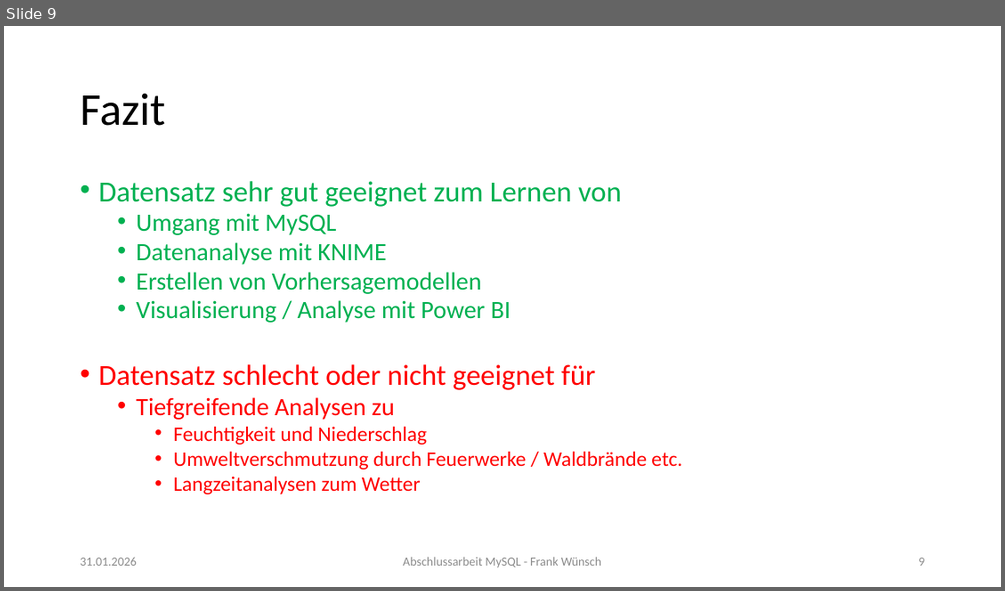
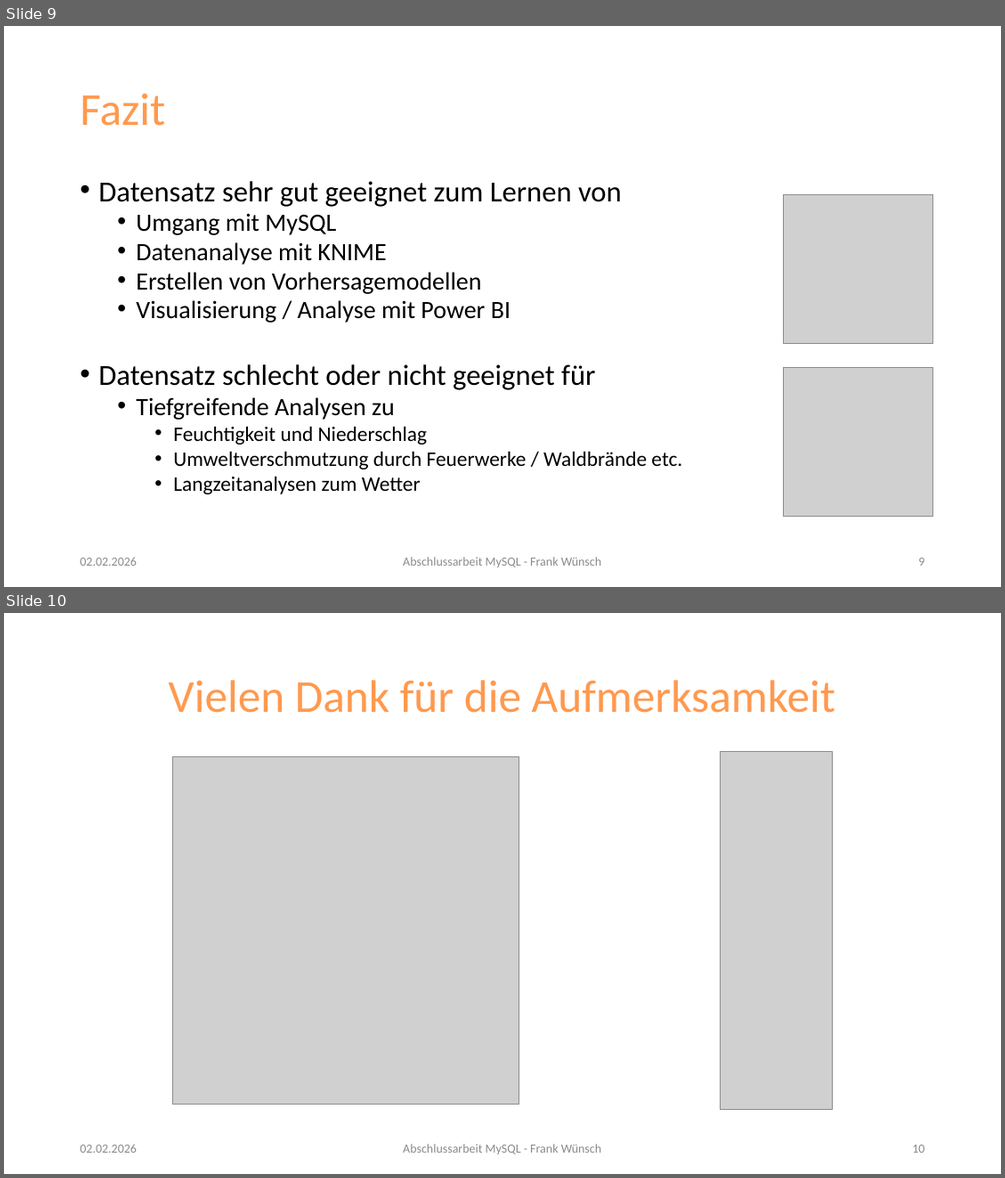
Before and after one commit to FrankWuensch/mysql_excam, a slide deck: Abschlusspräsentation_MySQL_Frank_Wünsch.pptx. Shown one above the other, each under a label of ours: slide 9 before the commit, slides 9 and 10 after it. The pictures are 1005x591 and 1005x1178 pixels, drawn with LibreOffice and Linux fonts; fonts in the diff are those of the drawing; grey boxes stand for pictures. Boxes give left, top, right and bottom in pixels: in the first picture for what was removed or moved away, otherwise in the second. Text is boxed around its words. In the diff, an @@ line names an element or a change of style, - is before the commit and + after.

Commit message:
update: final version of power bi and presentation

```diff
--- a/Abschlusspräsentation_MySQL_Frank_Wünsch.pptx
+++ b/Abschlusspräsentation_MySQL_Frank_Wünsch.pptx
@@ slide 10 added at (4,613,1001,1174), background #FFFFFF @@
@@ title added at (169,680,835,713), 44 pt, text #FF994E @@
+Vielen Dank für die Aufmerksamkeit
@@ picture added at (173,757,520,1104) @@
@@ picture added at (720,751,833,1110) @@
@@ text added at (80,1143,137,1152), 12 pt, text #8C8C8C @@
+02.02.2026
@@ text added at (403,1143,601,1154), 12 pt, text #8C8C8C @@
+Abschlussarbeit MySQL - Frank Wünsch
@@ page number added at (912,1144,924,1152), 12 pt, text #8C8C8C @@
+10
@@ slide 9 changed as well @@
@@ title "Fazit" at (80,94,165,126): text colour #000000 to #FF994E @@
@@ text "Datensatz sehr gut geeignet zum ..." at (98,181,682,494): text colour #00B050 to #000000 in "Datensatz sehr gut geeignet zum Lernen von", "Umgang mit MySQL", "Datenanalyse mit KNIME", "Erstellen von Vorhersagemodellen" and 1 more places; text colour #FF0000 to #000000 in "Datensatz schlecht oder nicht geeignet für", "Tiefgreifende Analysen zu", "Feuchtigkeit und Niederschlag", "Umweltverschmutzung durch Feuerwerke / Waldbrände etc." and 1 more places @@
@@ picture added at (784,195,933,344) @@
@@ picture added at (784,367,933,516) @@
@@ text at (80,556,137,565): text changed @@
-31.01.2026
+02.02.2026
```
Also in this commit, not shown: 7 other slides changed, 1 other file.
